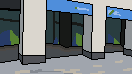
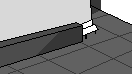
Layer changes from the first (132, 74) image to the second:
added layer "Capa 110" above "Capa 111" over (0, 0, 132, 68)
added layer "Capa 111" above "Capa 112" over (0, 22, 83, 67)
added layer "Capa 112" above "Capa 115" over (7, 13, 132, 74)
added layer "Capa 115" above "Capa 113" over (90, 0, 101, 14)
added layer "Capa 113" above "Capa 114" over (0, 6, 132, 74)
added layer "Capa 114" above "Grupo 1" over (0, 0, 92, 43)
added group "Grupo 1" with 137 layers over (0, 0, 132, 74)
hid group "013" (16 layers), moved it into group "Grupo 1" over (0, 0, 132, 74)
